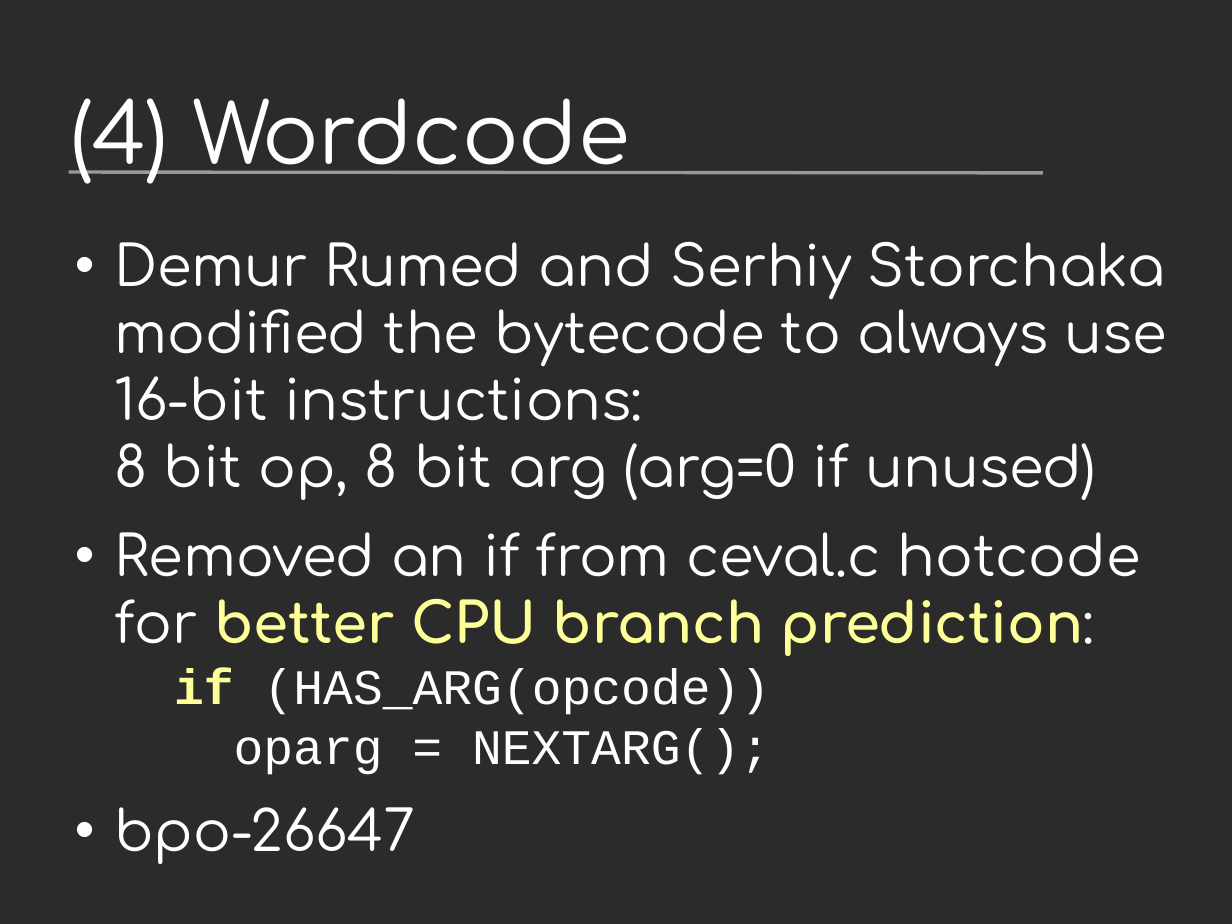
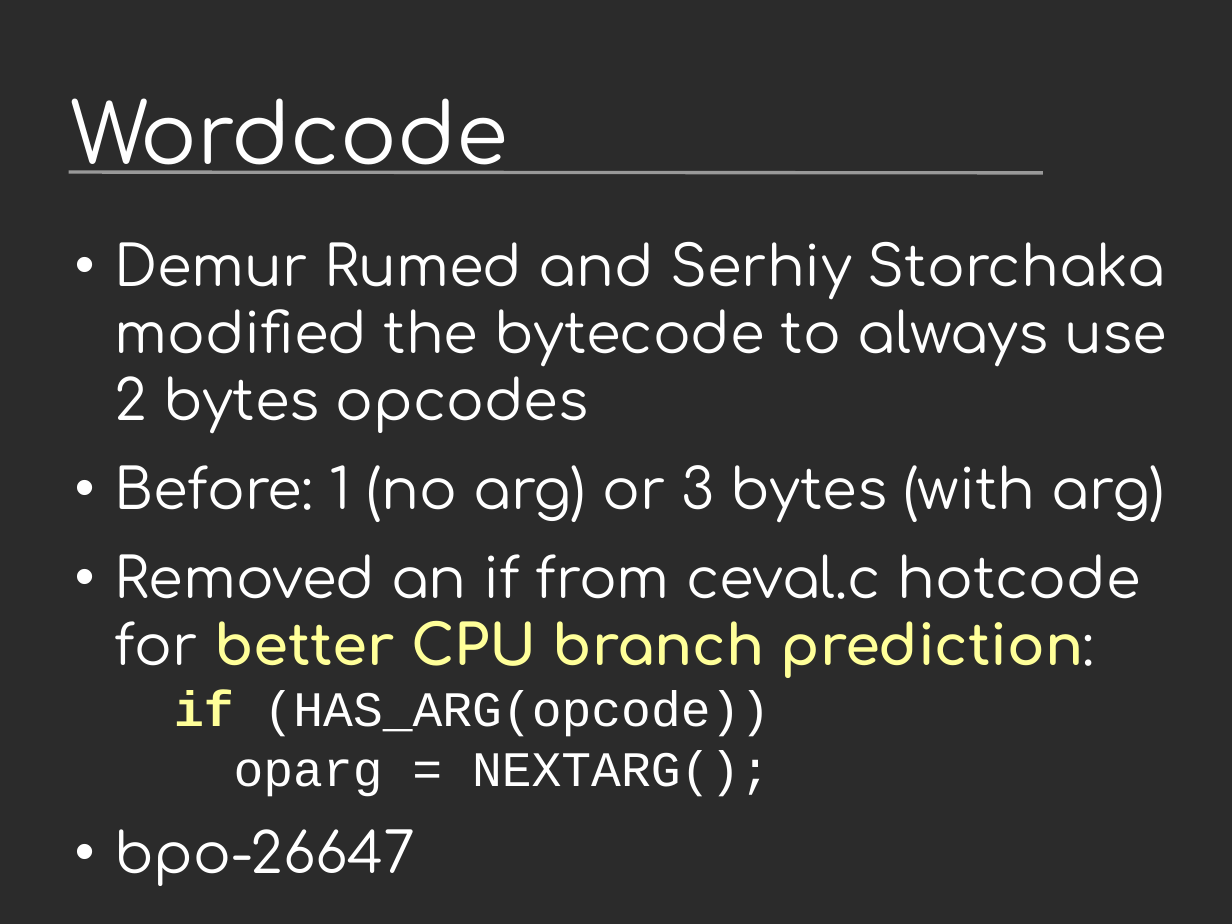
Before and after one commit to vstinner/talks, a slide deck: slide 23 of 2017-PyconUS/python36_opt.odp (slide 22 before the commit). Drawn at 1232x924 pixels with LibreOffice and Linux fonts; fonts in the diff are those of the drawing; background and template pictures are left out; a plain dark background stands for a picture behind light text. Boxes give left, top, right and bottom in pixels: in the first picture for what was removed or moved away, otherwise in the second. Text is boxed around its words. In the diff, an @@ line names an element or a change of style, - is before the commit and + after.

```diff
--- a/2017-PyconUS/python36_opt.odp
+++ b/2017-PyconUS/python36_opt.odp
@@ title at box(71, 98, 508, 174): text changed @@
-(4) Wordcode
+Wordcode
@@ text at box(114, 242, 1167, 523): text changed @@
-• Demur Rumed and Serhiy Storchaka modified the bytecode to always use 16-bit instructions:
-  8 bit op, 8 bit arg (arg=0 if unused)
+• Demur Rumed and Serhiy Storchaka modified the bytecode to always use 2 bytes opcodes
+• Before: 1 (no arg) or 3 bytes (with arg)
```
Also in this commit, not shown: 22 other slides changed, 2 slides added, 1 other file.
